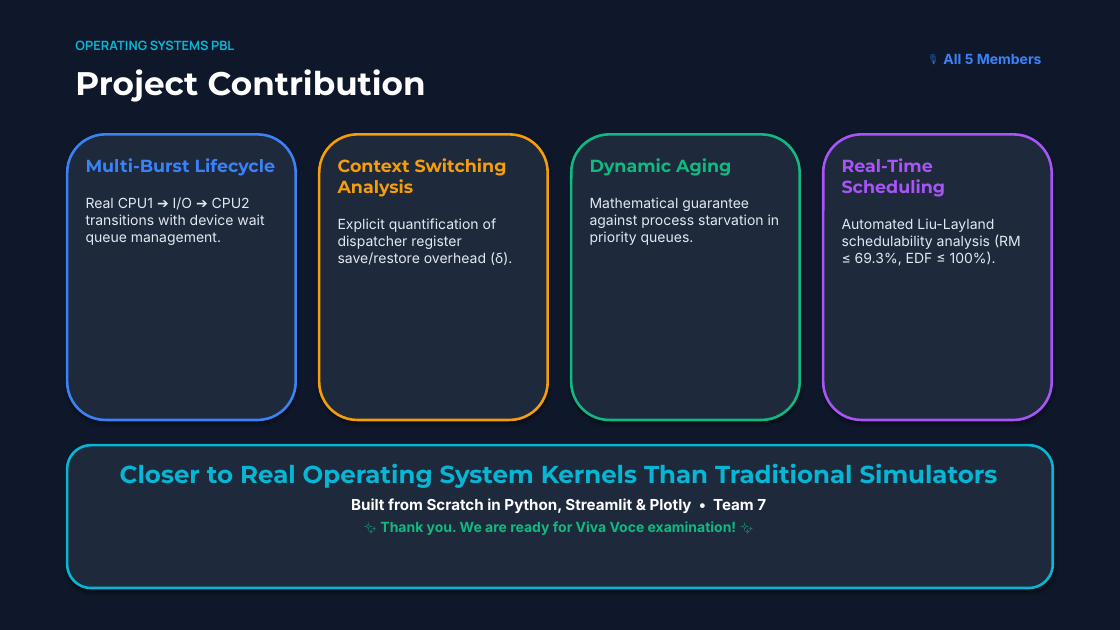
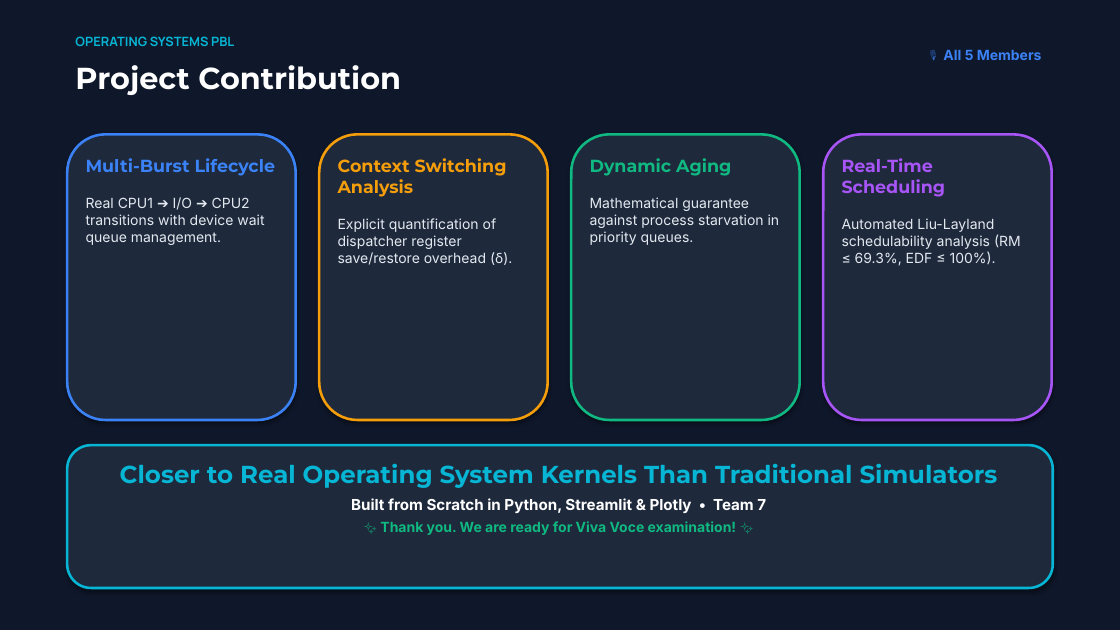
Before and after one commit to SPARSHsrihero1/OS-PBL-CPU-Scheduler, a slide deck: slide 10 of OS_PBL_Presentation_Deck.pptx. Drawn at 1120x630 pixels with LibreOffice and Linux fonts; fonts in the diff are those of the drawing. Boxes give left, top, right and bottom in pixels: in the first picture for what was removed or moved away, otherwise in the second. Text is boxed around its words. In the diff, an @@ line names an element or a change of style, - is before the commit and + after.

```diff
--- a/OS_PBL_Presentation_Deck.pptx
+++ b/OS_PBL_Presentation_Deck.pptx
@@ text "OPERATING SYSTEMS PBL": place and size @@
-text "OPERATING SYSTEMS PBL" at <box>75,40,234,50</box>
+text "OPERATING SYSTEMS PBL" at <box>75,36,234,46</box>
@@ text "Project Contribution" at <box>75,65,401,95</box>: size 28 to 26 pt @@
@@ text "🎙️ All 5 Members": place and size @@
-text "🎙️ All 5 Members" at <box>943,54,1042,64</box>
+text "🎙️ All 5 Members" at <box>943,50,1042,60</box>
```
Also in this commit, not shown: 6 other slides changed, 3 slides added, 3 slides removed, 2 other files.
